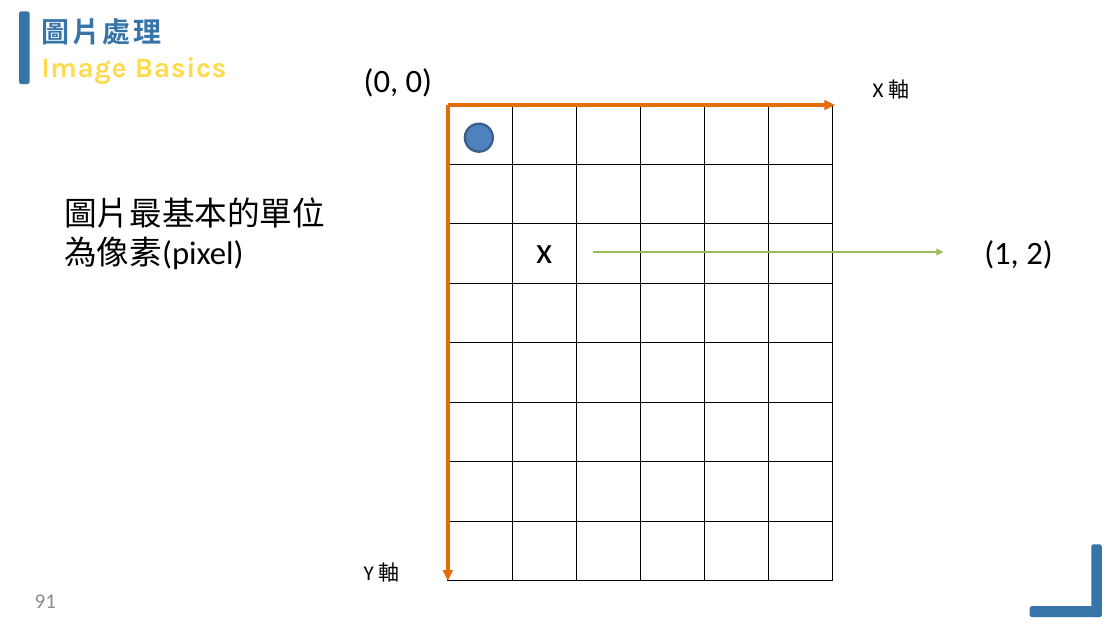
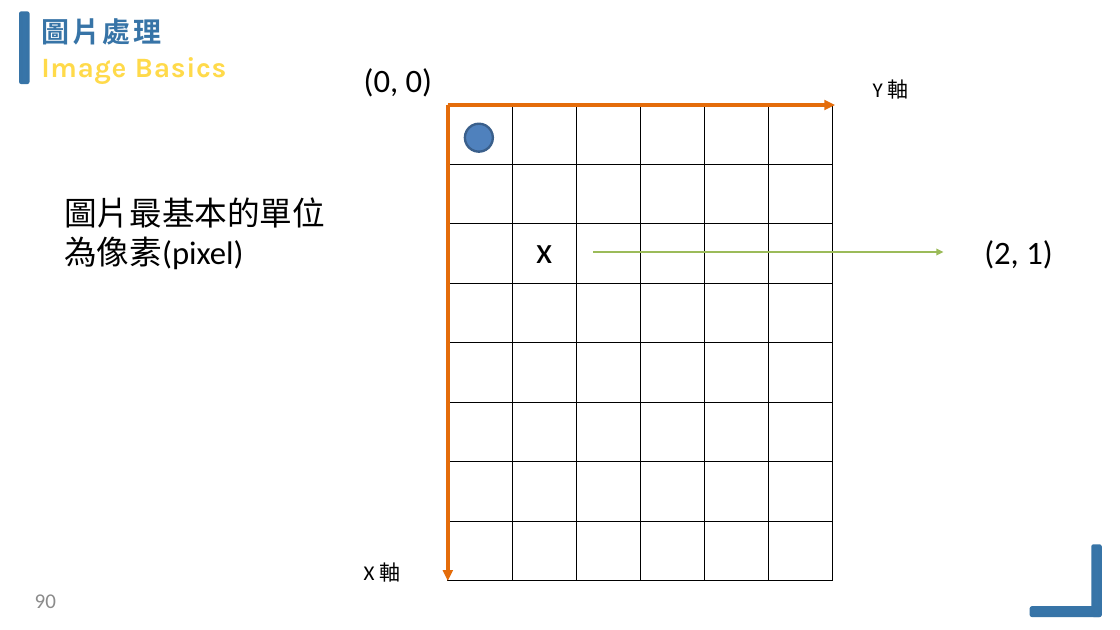
Before and after one commit to Kenchu123/EECamp2020, a slide deck: slide 90 of ppt/python2020-v4.pptx (slide 91 before the commit). Drawn at 1120x630 pixels with LibreOffice and Linux fonts; fonts in the diff are those of the drawing. Boxes give left, top, right and bottom in pixels: in the first picture for what was removed or moved away, otherwise in the second. Text is boxed around its words. In the diff, an @@ line names an element or a change of style, - is before the commit and + after.

```diff
--- a/ppt/python2020-v4.pptx
+++ b/ppt/python2020-v4.pptx
@@ text at [873, 79, 909, 99]: text changed @@
-X 軸
+Y 軸
@@ text at [984, 240, 1052, 269]: text changed @@
-(1, 2)
+(2, 1)
@@ text at [364, 562, 400, 582]: text changed @@
-Y 軸
+X 軸
@@ page number at [35, 594, 56, 608]: text changed @@
-91
+90
```
Also in this commit, not shown: 30 other slides changed, 2 slides added, 3 slides removed, 3 other files.
